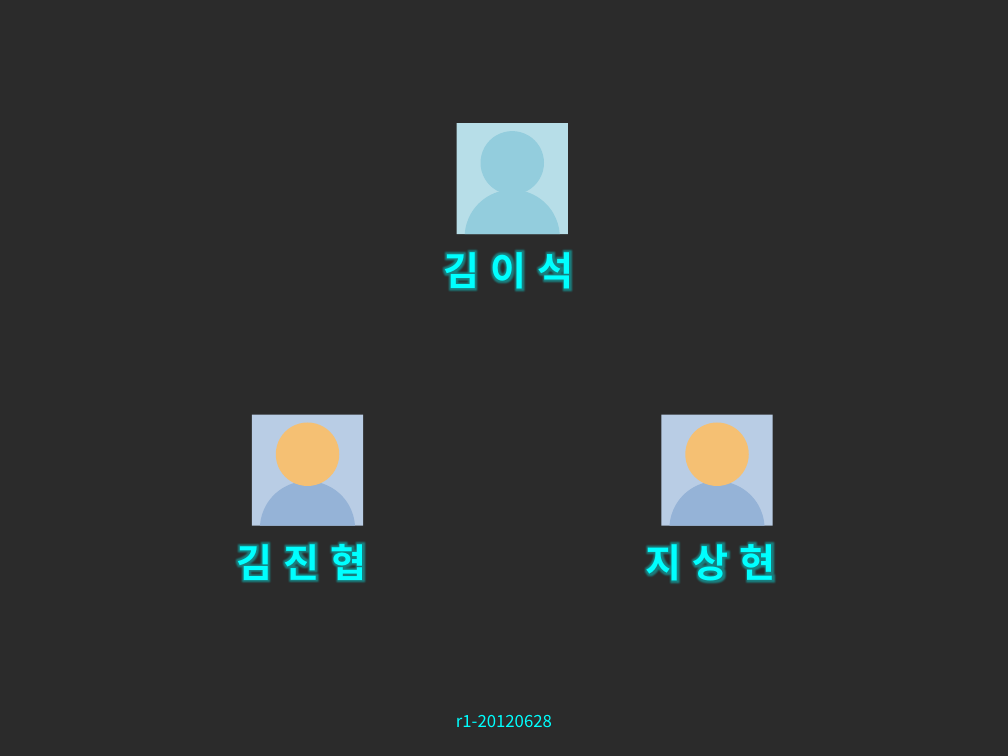
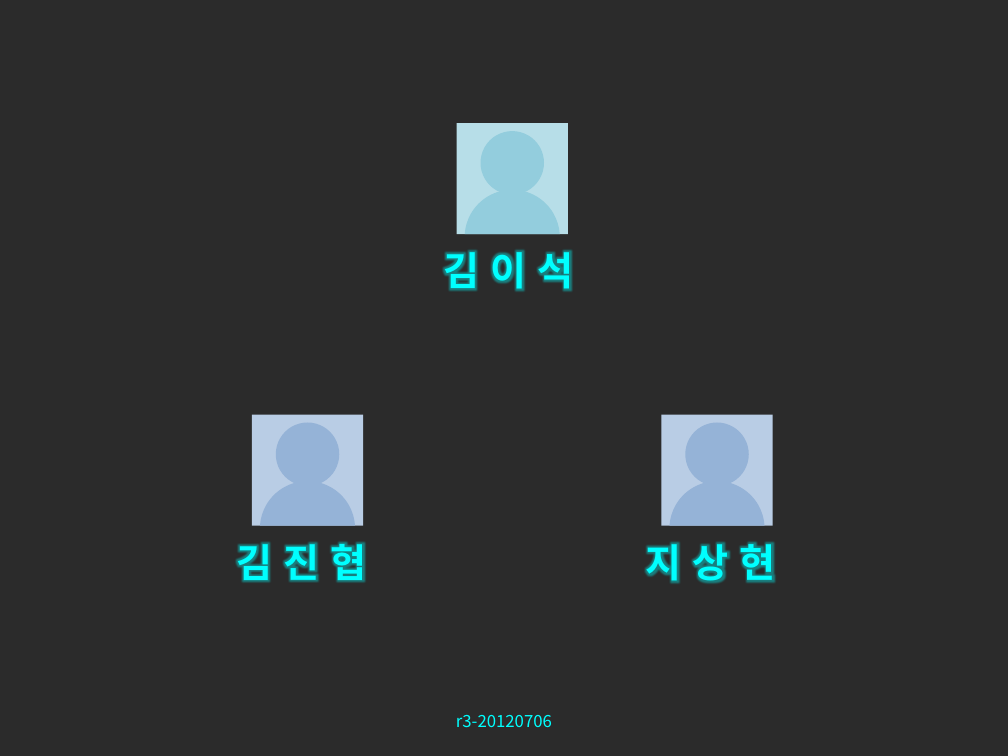
Before and after one commit to zwycid/dimension-drive-downside, a slide deck: slide 10 of presentation/중간발표.pptx. Drawn at 1008x756 pixels with LibreOffice and Linux fonts; fonts in the diff are those of the drawing; background and template pictures are left out; a plain dark background stands for a picture behind light text. Boxes give left, top, right and bottom in pixels: in the first picture for what was removed or moved away, otherwise in the second. Text is boxed around its words. In the diff, an @@ line names an element or a change of style, - is before the commit and + after.

```diff
--- a/presentation/중간발표.pptx
+++ b/presentation/중간발표.pptx
@@ ellipse at (x1=276, y1=422, x2=340, y2=486): fill #F5C073 to #95B3D7 @@
@@ ellipse at (x1=685, y1=422, x2=749, y2=486): fill #F5C073 to #95B3D7 @@
@@ text at (x1=456, y1=715, x2=552, y2=727): text changed @@
-r1-20120628
+r3-20120706
```
Also in this commit, not shown: 24 other slides changed, 1 slide added, 2 other files.
